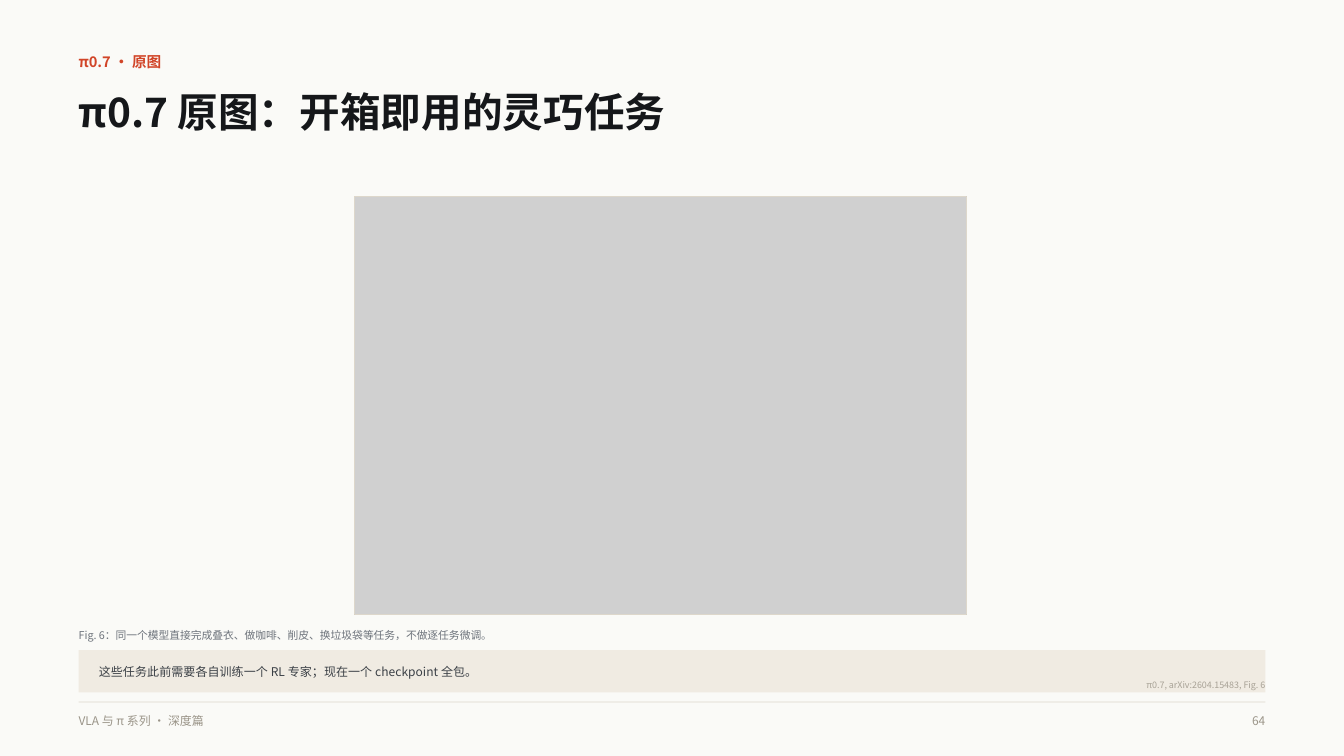
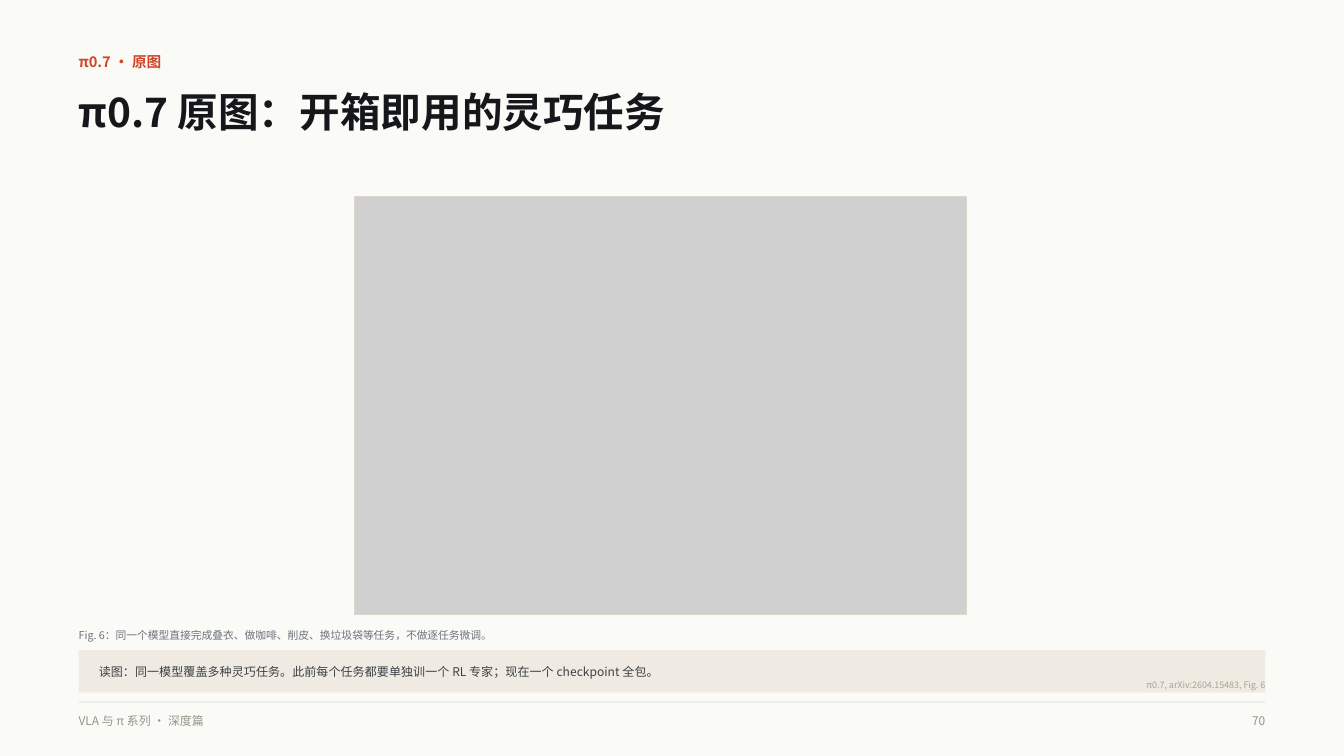
Before and after one commit to binbinao/ai-ppt-hub, a slide deck: slide 70 of decks/vla-pi-deep-dive/VLA与pi系列模型深度解析.pptx (slide 64 before the commit). Drawn at 1344x756 pixels with LibreOffice and Linux fonts; fonts in the diff are those of the drawing; grey boxes stand for pictures. Boxes give left, top, right and bottom in pixels: in the first picture for what was removed or moved away, otherwise in the second. Text is boxed around its words. In the diff, an @@ line names an element or a change of style, - is before the commit and + after.

```diff
--- a/decks/vla-pi-deep-dive/VLA与pi系列模型深度解析.pptx
+++ b/decks/vla-pi-deep-dive/VLA与pi系列模型深度解析.pptx
@@ text at box(99, 666, 658, 679): text changed @@
-这些任务此前需要各自训练一个 RL 专家；现在一个 checkpoint 全包。
+读图：同一模型覆盖多种灵巧任务。此前每个任务都要单独训一个 RL 专家；现在一个 checkpoint 全包。
@@ text at box(1252, 716, 1265, 725): text changed @@
-64
+70
```
Also in this commit, not shown: 93 other slides changed, 11 slides added, 5 other files.
